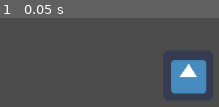
Above: before the commit, frame 1.
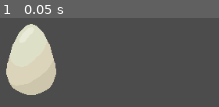
Above: after the commit, the same moment.

Repository: FriendlyFrog/EggToo
Game: Godot game, scene res://Egg.tscn
The game is run twice, just before and just after one commit, with the same random seed, the same clock (stepped at 60 frames per second) and the same inputs. Before the commit the project starts from res://battleScreen.tscn. The engine's default icon, where the game draws it, is replaced by a stand-in: a white triangle on a blue panel in a dark square.
Inputs:
- Up to frame 1 (0.05 s): no input

The runs differ from the first frame. In frame 1, 20% of the frame differs, in the area x 2-95%, y 6-87%.

Commit message:
Mostly skeletal functions for play during combat

Diff:
--- /dev/null
+++ b/Egg.gd
@@ -0,0 +1,20 @@
+extends Sprite
+var hatTypes = [load("res://Assets/CowboyFace.png")]
+var activeHat
+var playerHealth = 100
+var enemyHealth = 100
+var playerActionPoints
+# class member variables go here, for example:
+# var a = 2
+# var b = "textvar"
+
+func _ready():
+	#activeHat = hatTypes[0].instance()
+	#add_child(activeHat)
+	pass
+
+
+func _process(delta):
+	# Called every frame. Delta is time since last frame.
+	# Update game lxx
+	pass
--- /dev/null
+++ b/Egg.tscn
@@ -0,0 +1,17 @@
+[gd_scene load_steps=4 format=2]
+
+[ext_resource path="res://Assets/Egg.png" type="Texture" id=1]
+[ext_resource path="res://Egg.gd" type="Script" id=2]
+[ext_resource path="res://Assets/CowboyFace.png" type="Texture" id=3]
+
+[node name="Egg" type="Sprite" index="0"]
+
+position = Vector2( 287, 346 )
+texture = ExtResource( 1 )
+script = ExtResource( 2 )
+
+[node name="CowboyFace" type="Sprite" parent="." index="0"]
+
+visible = false
+position = Vector2( -2, 4 )
+texture = ExtResource( 3 )
--- /dev/null
+++ b/EnemyEgg.gd
@@ -0,0 +1,36 @@
+extends Sprite
+var actionPointMax = 5
+var health
+var actionPoints
+var randomActionIdentifier
+# class member variables go here, for example:
+# var a = 2
+# var b = "textvar"
+
+func _ready():
+	health = 100
+	actionPoints = 0
+
+func _process(delta):
+	if actionPoints < actionPointsMax:
+		actionPoints += 1
+	if RandomActionIdentifier == 1:
+		heal()
+	elif RandomActionIdentifier == 2:
+		fight()
+	elif RandomActionIdentifier == 2:
+		magic()
+	else :
+		item()
+
+func heal():
+	pass
+
+func fight():
+	pass
+
+func magic():
+	pass
+
+func item():
+	pass
--- /dev/null
+++ b/PlayerEgg.gd
@@ -0,0 +1,38 @@
+#represents an outline of the code necessary for a
+extends Sprite
+var actionPointMax = 5
+var health
+var actionPoints
+# class member variables go here, for example:
+# var a = 2
+# var b = "textvar"
+
+func _ready():
+	health = 100
+	actionPoints = 0
+
+func _process(delta):
+	if actionPoints < actionPointsMax:
+		actionPoints += 1
+
+func _input(event):
+	if  event.type == InputEvent.KEY and event.scancode == KEY_W and actionPoints == actionPointMax:
+		heal()
+	if  event.type == InputEvent.KEY and event.scancode == KEY_A and actionPoints == actionPointMax:
+		fight()
+	if  event.type == InputEvent.KEY and event.scancode == KEY_D and actionPoints == actionPointMax:
+		magic()
+	if  event.type == InputEvent.KEY and event.scancode == KEY_S and actionPoints == actionPointMax:
+		item()
+
+func fight():
+	pass
+
+func attack():
+	pass
+
+func magic():
+	pass
+
+func item():
+	pass
--- /dev/null
+++ b/Sprite.gd
@@ -0,0 +1,38 @@
+#represents an outline of the code necessary for a
+extends Sprite
+var actionPointMax = 5
+var health
+var actionPoints
+# class member variables go here, for example:
+# var a = 2
+# var b = "textvar"
+
+func _ready():
+	health = 100
+	actionPoints = 0
+
+func _process(delta):
+	if actionPoints < actionPointsMax:
+		actionPoints += 1
+
+func _input(event):
+	if  event.type == InputEvent.KEY and event.scancode == KEY_W and actionPoints == actionPointMax:
+		heal()
+	if  event.type == InputEvent.KEY and event.scancode == KEY_A and actionPoints == actionPointMax:
+		fight()
+	if  event.type == InputEvent.KEY and event.scancode == KEY_D and actionPoints == actionPointMax:
+		magic()
+	if  event.type == InputEvent.KEY and event.scancode == KEY_S and actionPoints == actionPointMax:
+		item()
+
+func fight():
+	pass
+
+func attack():
+	pass
+
+func magic():
+	pass
+
+func item():
+	pass
--- a/battleScreen.tscn
+++ b/battleScreen.tscn
@@ -1,8 +1,24 @@
-[gd_scene load_steps=2 format=2]
+[gd_scene load_steps=5 format=2]
 
 [ext_resource path="res://icon.png" type="Texture" id=1]
+[ext_resource path="res://Assets/Egg.png" type="Texture" id=2]
+[ext_resource path="res://Sprite.gd" type="Script" id=3]
+[ext_resource path="res://EnemyEgg.gd" type="Script" id=4]
 
 [node name="icon" type="Sprite" index="0"]
 
 position = Vector2( 488.079, 366.126 )
 texture = ExtResource( 1 )
+
+[node name="PlayerEgg" type="Sprite" parent="." index="0"]
+
+position = Vector2( -276.241, -13.5051 )
+texture = ExtResource( 2 )
+script = ExtResource( 3 )
+_sections_unfolded = [ "Transform" ]
+
+[node name="EnemyEgg" type="Sprite" parent="." index="1"]
+
+position = Vector2( 313.073, -27.0102 )
+texture = ExtResource( 2 )
+script = ExtResource( 4 )
--- a/project.godot
+++ b/project.godot
@@ -11,7 +11,7 @@
 [application]
 
 config/name="New Game Project"
-run/main_scene="res://battleScreen.tscn"
+run/main_scene="res://Egg.tscn"
 config/icon="res://icon.png"
 
 [rendering]
Not shown, added: Assets/CowboyFace.png.import
Not shown, added: Assets/Egg.png.import
Not shown, added: Assets/HatCowboy.png.import
Not shown, added: Assets/PinkBeanie.png.import
Not shown, added: Assets/ShoeCowboy.png.import
Not shown, added: Assets/ShoeCroc.png.import
Not shown, added: Assets/owo.png.import
